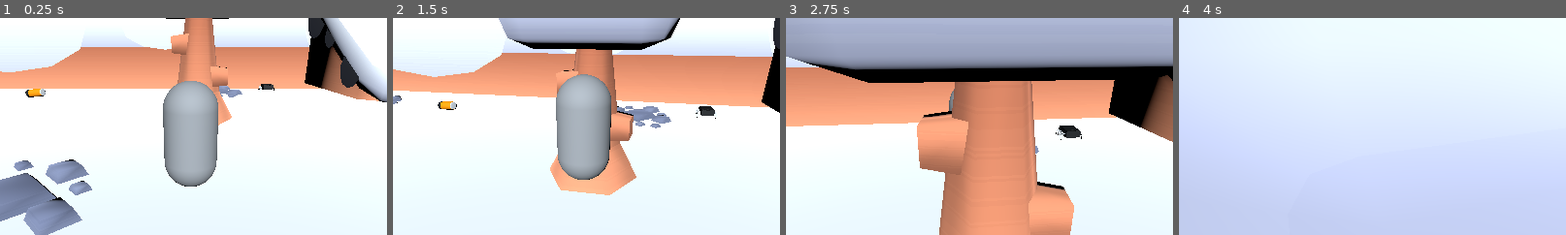
Above: before the commit, frames 1-4 (left to right).
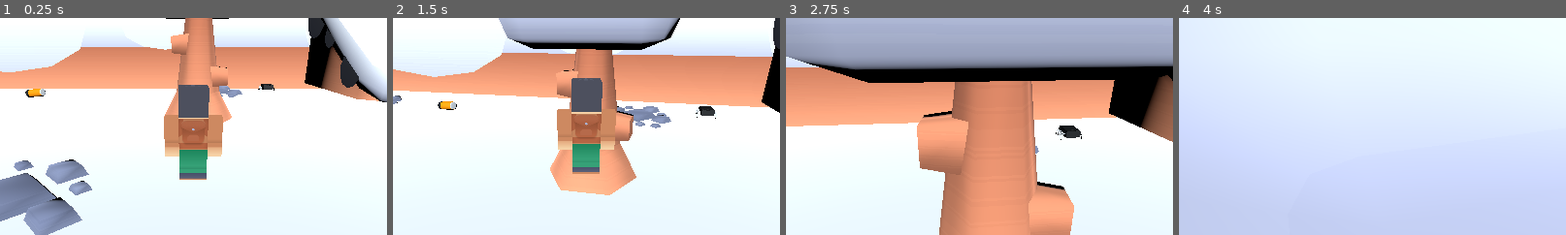
Above: after the commit, the same moments.

Repository: ErmalMC/Platform_Game
Game: Godot game, scene res://main.tscn
The game is run twice, just before and just after one commit, with the same random seed, the same clock (stepped at 60 frames per second) and the same inputs.
Inputs (mouse positions are % of the whole screen's width and height, from its top left):
- Up to frame 1 (0.25 s): no input
- Up to frame 2 (1.5 s): move the mouse to (55, 50) at 0.52 s; hold W (move_forward) from 0.53 s (still down); tap Space (jump) at 0.6, 0.77, 1.07, 1.35 s; move the mouse to (45, 50) at 1.27 s
- Up to frame 3 (2.75 s): keep holding W (move_forward); tap Space (jump) at 1.52, 1.82, 2.1 s; move the mouse to (52, 48) at 2.02 s
- Up to frame 4 (4 s): keep holding W (move_forward); move the mouse to (49, 52) at 2.77 s; tap Space (jump) at 2.85, 3.02, 3.32, 3.6, 3.77 s; move the mouse to (57, 51) at 3.52 s
The pictures show only the part of the screen within x 26-76%, y 19-69%; the shares and areas given below are measured in that part.

The runs differ from the first frame. In frame 1, 6.3% of the frame differs, in the area x 42-58%, y 29-78%; in frame 2, 6.2%; in frame 3, less than 0.1%; in frame 4, nothing differs.

Commit message:
Added Character
Added a character skin and animation for the character

Diff:
--- a/player.gd
+++ b/player.gd
@@ -2,38 +2,53 @@
 
 # Movement
 @export var speed: float = 6.0
-@export var jump_velocity: float = 7.0    # increase this for higher/faster jumps
+@export var jump_velocity: float = 7.0
 @export var gravity: float = ProjectSettings.get_setting("physics/3d/default_gravity")
 @export var air_control: float = 0.25
 
 # Mouse look
-@export var mouse_sensitivity_x: float = 0.0035   # horizontal
-@export var mouse_sensitivity_y: float = 0.0035   # vertical
+@export var mouse_sensitivity_x: float = 0.0035
+@export var mouse_sensitivity_y: float = 0.0035
 @export var min_pitch_deg: float = -75.0
 @export var max_pitch_deg: float = -10.0
 
-# internal
+# Animation names (can override in the Inspector)
+@export var anim_idle_name: String = "idle"
+@export var anim_run_name: String = "run"
+@export var anim_jump_name: String = "jump"
+@export var anim_speed_threshold: float = 0.2
+
+# internal nodes
 var cam: Camera3D
 var spring_arm: SpringArm3D
 var ray: RayCast3D
-var on_slippery: bool = false
-var pitch_rad: float = 0.0   # camera pitch in radians
-
-# jump helper
+
+# internal state
+var pitch_rad: float = 0.0
 var just_jumped: bool = false
 
+# animation
+var anim_player: AnimationPlayer = null
+var anim_tree: AnimationTree = null
+
 func _ready():
+	# Cache node references (adjust paths if your nodes are named differently)
 	cam = $SpringArm3D/Camera3D
 	spring_arm = $SpringArm3D
 	ray = $RayCast3D
+
 	if ray:
 		ray.enabled = true
-		# avoid ray hitting the player itself
+		# prevent ray colliding with player
 		ray.add_exception(self)
-	# start captured so mouse controls camera
+
+	# capture mouse for mouselook
 	Input.set_mouse_mode(Input.MOUSE_MODE_CAPTURED)
-	# initialize pitch from current spring arm rotation
 	pitch_rad = spring_arm.rotation.x
+
+	# find animation nodes (AnimationPlayer or AnimationTree) under this Player
+	_find_and_setup_animation_player(self)
+	_autodetect_animation_names()
 
 func _unhandled_input(event):
 	# mouse look only when mouse is captured
@@ -41,19 +56,19 @@
 		_update_mouse_look(event.relative)
 
 func _process(_delta):
-	# toggle mouse capture with Escape via action
+	# toggle mouse capture with Escape (ui_cancel)
 	if Input.is_action_just_pressed("ui_cancel"):
 		if Input.get_mouse_mode() == Input.MOUSE_MODE_CAPTURED:
 			Input.set_mouse_mode(Input.MOUSE_MODE_VISIBLE)
 		else:
 			Input.set_mouse_mode(Input.MOUSE_MODE_CAPTURED)
 
-func _update_mouse_look(relative: Vector2):
-	# yaw: rotate player horizontally
+func _update_mouse_look(relative: Vector2) -> void:
+	# yaw (player)
 	var yaw_delta = -relative.x * mouse_sensitivity_x
 	rotate_y(yaw_delta)
 
-	# pitch: change spring arm rotation.x, clamp
+	# pitch (spring arm)
 	var pitch_delta = -relative.y * mouse_sensitivity_y
 	pitch_rad = clamp(pitch_rad + pitch_delta, deg_to_rad(min_pitch_deg), deg_to_rad(max_pitch_deg))
 	var r = spring_arm.rotation
@@ -63,16 +78,35 @@
 func _physics_process(delta):
 	_process_movement(delta)
 	_apply_gravity(delta)
-	move_and_slide()  # Godot 4: uses CharacterBody3D.velocity internally
+	move_and_slide() # CharacterBody3D uses internal velocity
+	_update_animation_state()
 
 func _process_movement(_delta):
-	var in_x = Input.get_action_strength("move_right") - Input.get_action_strength("move_left")
-	var in_z = Input.get_action_strength("move_forward") - Input.get_action_strength("move_back")
+	# Use explicit strengths so forward/back is always correct
+	var forward_strength = 0.0
+	var back_strength = 0.0
+	var left_strength = 0.0
+	var right_strength = 0.0
+
+	# prefer custom move_* actions, else fall back to ui_*
+	if InputMap.has_action("move_forward"):
+		forward_strength = Input.get_action_strength("move_forward")
+		back_strength = Input.get_action_strength("move_back")
+		left_strength = Input.get_action_strength("move_left")
+		right_strength = Input.get_action_strength("move_right")
+	else:
+		forward_strength = Input.get_action_strength("ui_up")
+		back_strength = Input.get_action_strength("ui_down")
+		left_strength = Input.get_action_strength("ui_left")
+		right_strength = Input.get_action_strength("ui_right")
+
+	var in_x = right_strength - left_strength
+	var in_z = forward_strength - back_strength
 	var input_dir = Vector3(in_x, 0.0, in_z)
 
 	if input_dir.length() > 0.01:
 		input_dir = input_dir.normalized()
-		# player-relative movement (forward is player's forward)
+		# movement relative to player yaw
 		var player_basis = global_transform.basis
 		var forward = -player_basis.z
 		var right = player_basis.x
@@ -95,22 +129,16 @@
 			velocity.x = lerp(velocity.x, 0.0, 0.02)
 			velocity.z = lerp(velocity.z, 0.0, 0.02)
 
-	# Jump using RayCast ground check
+	# Jump
 	if Input.is_action_just_pressed("jump") and _is_grounded():
 		velocity.y = jump_velocity
 		just_jumped = true
 
-	# Slippery tweak
-	if on_slippery and _is_grounded():
-		velocity.x = lerp(velocity.x, velocity.x, 0.995)
-		velocity.z = lerp(velocity.z, velocity.z, 0.995)
-
 func _apply_gravity(delta):
-	# If in the air, apply gravity
 	if not _is_grounded():
 		velocity.y -= gravity * delta
 	else:
-		# If we just jumped, allow upward velocity for this frame; clear flag afterwards
+		# keep upward velocity for the frame after a jump
 		if just_jumped:
 			just_jumped = false
 		else:
@@ -118,10 +146,87 @@
 				velocity.y = 0.0
 
 func _is_grounded() -> bool:
+	# prefer ray-based grounding (more stable on slopes); fallback to is_on_floor()
 	if ray and ray.is_enabled():
-		return ray.is_colliding()
+		if ray.is_colliding():
+			return true
 	return is_on_floor()
 
-# Called by WindZone to nudge player
-func apply_wind(vec: Vector3):
+# ---------------- Animation support ----------------
+func _find_and_setup_animation_player(node: Node) -> void:
+	for child in node.get_children():
+		if child is AnimationPlayer:
+			anim_player = child
+			return
+		elif child is AnimationTree:
+			anim_tree = child
+			return
+		else:
+			_find_and_setup_animation_player(child)
+
+func _autodetect_animation_names() -> void:
+	# if there is an AnimationPlayer and the exported names aren't valid, try to pick reasonable defaults
+	if not anim_player:
+		return
+	var names := anim_player.get_animation_list()
+	if names.size() == 0:
+		return
+	# normalize case for matching
+	var lower_names := []
+	for n in names:
+		lower_names.append(String(n).to_lower())
+	# Find run/walk first
+	if not anim_player.has_animation(anim_run_name):
+		for i in range(lower_names.size()):
+			if lower_names[i].find("run") != -1 or lower_names[i].find("walk") != -1:
+				anim_run_name = names[i]
+				break
+	# Find idle
+	if not anim_player.has_animation(anim_idle_name):
+		for i in range(lower_names.size()):
+			if lower_names[i].find("idle") != -1 or lower_names[i].find("stand") != -1:
+				anim_idle_name = names[i]
+				break
+	# Find jump
+	if not anim_player.has_animation(anim_jump_name):
+		for i in range(lower_names.size()):
+			if lower_names[i].find("jump") != -1 or lower_names[i].find("leap") != -1:
+				anim_jump_name = names[i]
+				break
+	# If still missing run or idle, fallback to first/second entries
+	if not anim_player.has_animation(anim_idle_name) and names.size() > 0:
+		anim_idle_name = names[0]
+	if not anim_player.has_animation(anim_run_name):
+		for n in names:
+			if n != anim_idle_name:
+				anim_run_name = n
+				break
+
+func _update_animation_state() -> void:
+	if anim_player:
+		# jumping/falling
+		if not _is_grounded():
+			if anim_player.has_animation(anim_jump_name):
+				if anim_player.current_animation != anim_jump_name:
+					anim_player.play(anim_jump_name)
+			return
+
+		# on ground: idle vs run
+		var horiz_speed = Vector2(velocity.x, velocity.z).length()
+		if horiz_speed > anim_speed_threshold and anim_player.has_animation(anim_run_name):
+			if anim_player.current_animation != anim_run_name:
+				anim_player.play(anim_run_name)
+		else:
+			if anim_player.has_animation(anim_idle_name):
+				if anim_player.current_animation != anim_idle_name:
+					anim_player.play(anim_idle_name)
+		return
+
+	# if AnimationTree present, activate it (detailed control depends on your tree setup)
+	if anim_tree:
+		anim_tree.active = true
+		return
+
+# Called by external systems (WindZone etc.) to nudge player
+func apply_wind(vec: Vector3) -> void:
 	velocity += vec
--- a/player.tscn
+++ b/player.tscn
@@ -1,10 +1,9 @@
 [gd_scene load_steps=5 format=3 uid="uid://b1c3b7esir8et"]
 
 [ext_resource type="Script" uid="uid://muea6b715a65" path="res://player.gd" id="1_4flbx"]
+[ext_resource type="PackedScene" uid="uid://dpci83ewmvdgu" path="res://assets/models/Player/character-a.glb" id="2_onrkg"]
 
 [sub_resource type="CapsuleShape3D" id="CapsuleShape3D_sh265"]
-
-[sub_resource type="CapsuleMesh" id="CapsuleMesh_4flbx"]
 
 [sub_resource type="CapsuleShape3D" id="CapsuleShape3D_4flbx"]
 
@@ -13,9 +12,6 @@
 
 [node name="CollisionShape3D" type="CollisionShape3D" parent="."]
 shape = SubResource("CapsuleShape3D_sh265")
-
-[node name="MeshInstance3D" type="MeshInstance3D" parent="."]
-mesh = SubResource("CapsuleMesh_4flbx")
 
 [node name="SpringArm3D" type="SpringArm3D" parent="."]
 transform = Transform3D(1, 0, 0, 0, 0.989247, 0.146256, 0, -0.146256, 0.989247, -0.0377662, 1.11743, 2.08536)
@@ -28,3 +24,9 @@
 
 [node name="RayCast3D" type="RayCast3D" parent="."]
 target_position = Vector3(0, -1.2, 0)
+
+[node name="VisualOffSet" type="Node3D" parent="."]
+transform = Transform3D(-0.65, 0, -5.68248e-08, 0, 0.65, 0, 5.68248e-08, 0, -0.65, 0.0468409, -0.303822, 0)
+
+[node name="character-a2" parent="VisualOffSet" instance=ExtResource("2_onrkg")]
+transform = Transform3D(1, 0, 0, 0, 1, 0, 0, 0, 1, 0, -0.848182, 0)
--- a/project.godot
+++ b/project.godot
@@ -31,8 +31,8 @@
 }
 move_left={
 "deadzone": 0.2,
-"events": [Object(InputEventKey,"resource_local_to_scene":fa …(140 unchanged characters)… d":false,"keycode":0,"physical_keycode":65,"key_label":0,"unicode":97,"location":0,"echo":false,"script":null)
-, Object(InputEventKey,"resource_local_to_scene":false,"reso …(131 unchanged characters)… d":false,"keycode":0,"physical_keycode":4194319,"key_label":0,"unicode":0,"location":0,"echo":false,"script":null)
+"events": [Object(InputEventKey,"resource_local_to_scene":fa …(140 unchanged characters)… d":false,"keycode":0,"physical_keycode":4194319,"key_label":0,"unicode":0,"location":0,"echo":false,"script":null)
+, Object(InputEventKey,"resource_local_to_scene":false,"reso …(131 unchanged characters)… d":false,"keycode":0,"physical_keycode":65,"key_label":0,"unicode":97,"location":0,"echo":false,"script":null)
 ]
 }
 move_right={
Binary file added: assets/models/Player/Textures/texture-a.png
Not shown, added: assets/models/Player/Textures/texture-a.png.import
Binary file added: assets/models/Player/character-a.glb
Not shown, added: assets/models/Player/character-a.glb.import
